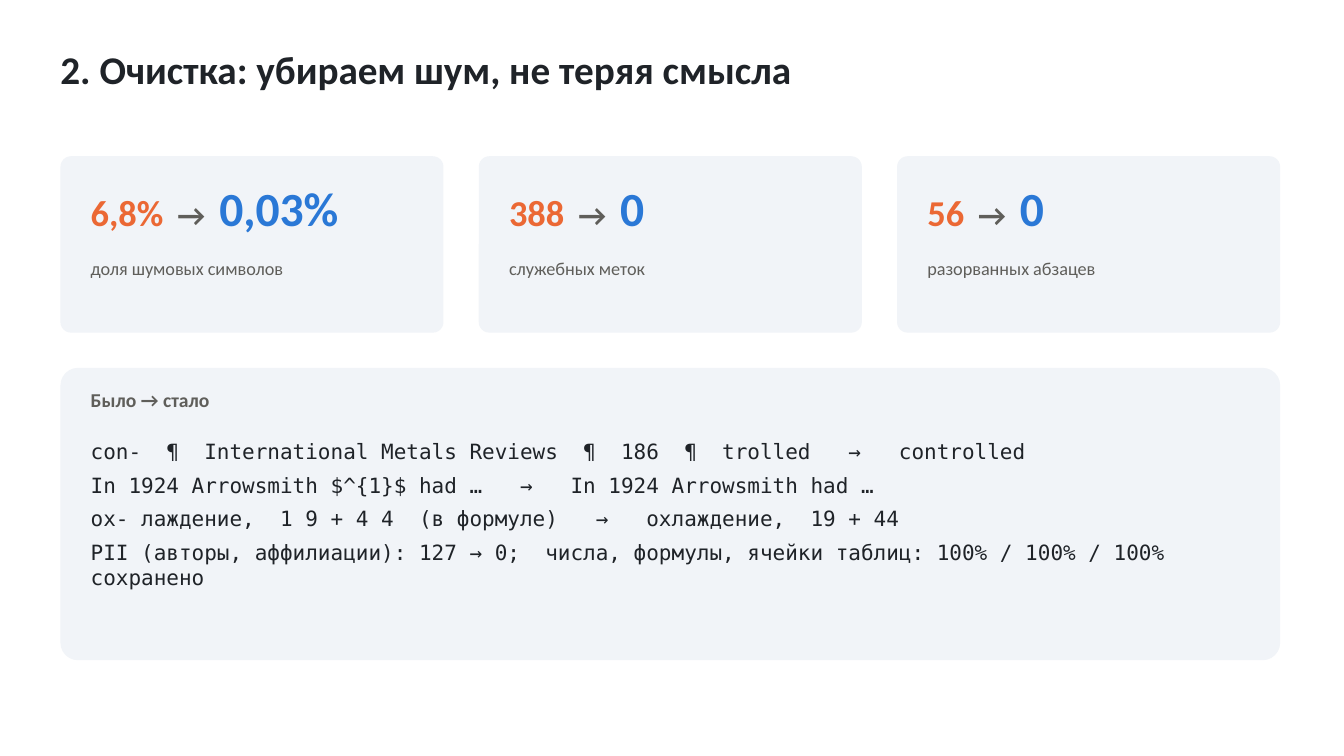
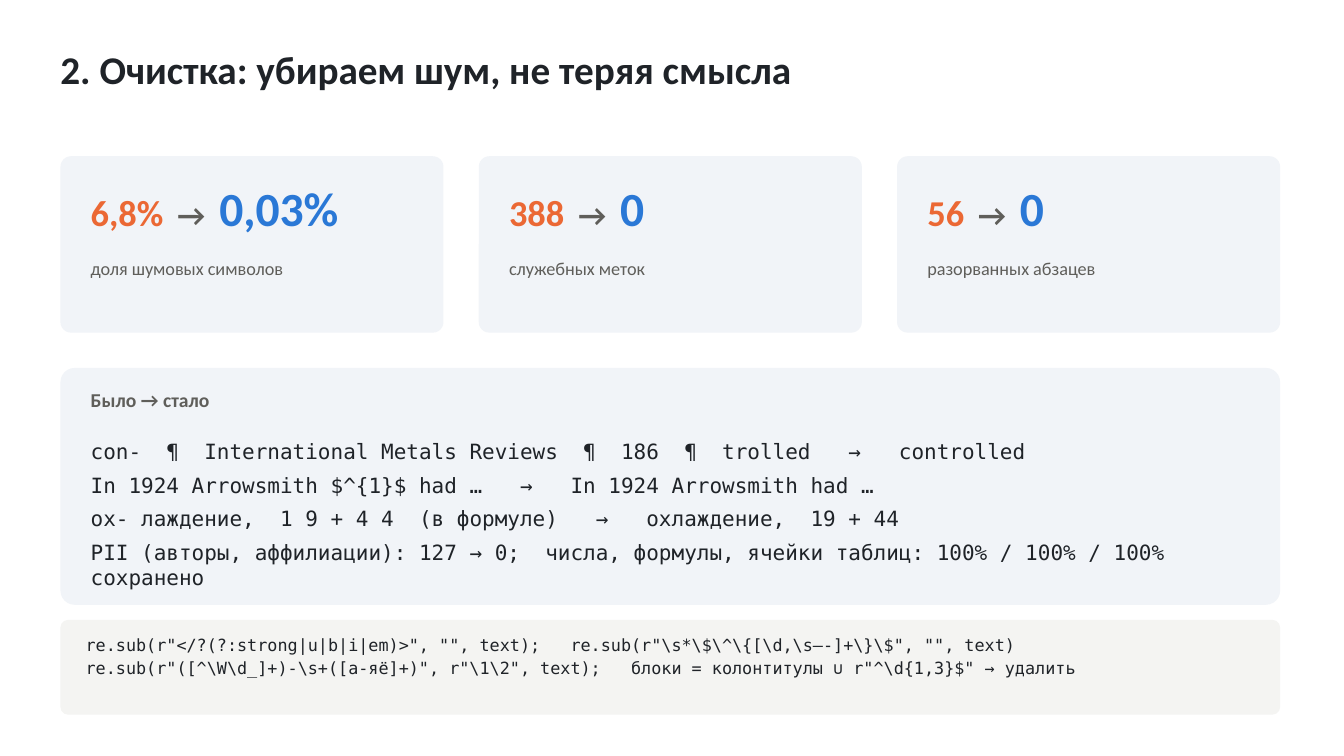
Before and after one commit to TeaDove/mam-26-1, a slide deck: slide 4 of 1-graph/lab-2/results/presentation.pptx. Drawn at 1344x756 pixels with LibreOffice and Linux fonts; fonts in the diff are those of the drawing. Boxes give left, top, right and bottom in pixels: in the first picture for what was removed or moved away, otherwise in the second. Text is boxed around its words. In the diff, an @@ line names an element or a change of style, - is before the commit and + after.

```diff
--- a/1-graph/lab-2/results/presentation.pptx
+++ b/1-graph/lab-2/results/presentation.pptx
@@ rounded rectangle: place and size @@
-rounded rectangle at <box>60,368,1280,660</box>
+rounded rectangle at <box>60,368,1280,605</box>
@@ rounded rectangle added at <box>60,620,1280,715</box>, fill #F4F4F2 @@
@@ text added at <box>86,638,1076,678</box>, 12 pt, text #1F2328 @@
+re.sub(r"</?(?:strong|u|b|i|em)>", "", text); re.sub(r"\s*\$\^\{[\d,\s–-]+\}\$", "", text)
+re.sub(r"([^\W\d_]+)-\s+([а-яё]+)", r"\1\2", text); блоки = колонтитулы ∪ r"^\d{1,3}$" → удалить
```
Also in this commit, not shown: 4 other slides changed, 7 other files.
